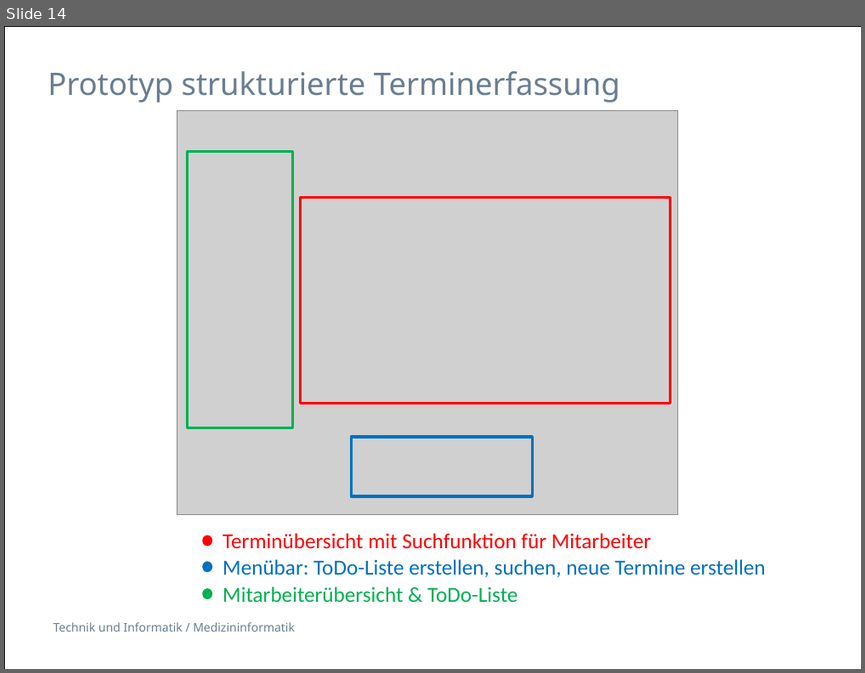
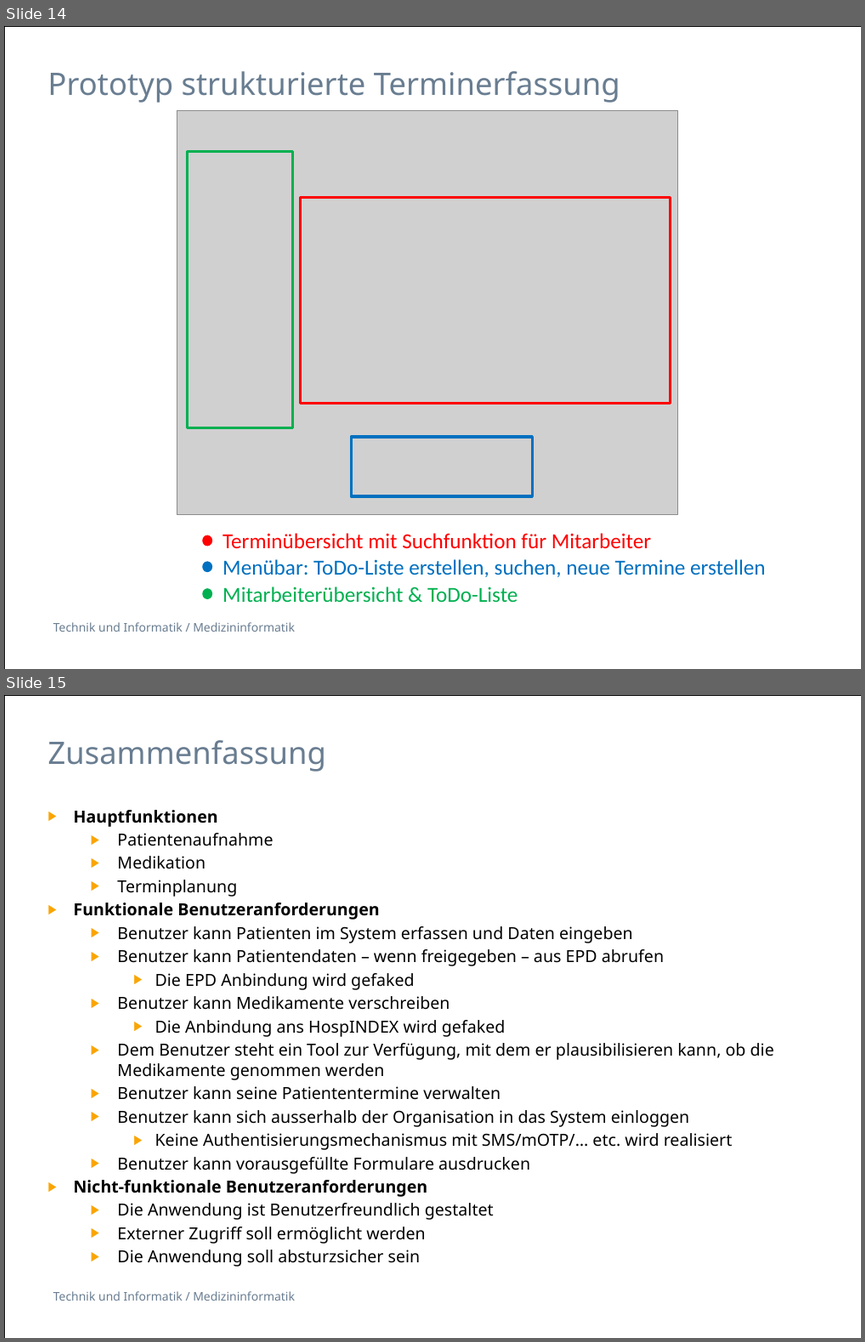
Before and after one commit to selvs1/ePsyDoc, a slide deck: doc/task-01/Präsentation/Task1_Doctor_Addiction.pptx. Shown one above the other, each under a label of ours: slide 14 before the commit, slides 14 and 15 after it. The pictures are 865x673 and 865x1342 pixels, drawn with LibreOffice and Linux fonts; fonts in the diff are those of the drawing; grey boxes stand for pictures. Boxes give left, top, right and bottom in pixels: in the first picture for what was removed or moved away, otherwise in the second. Text is boxed around its words. In the diff, an @@ line names an element or a change of style, - is before the commit and + after.

Commit message:
update folien

```diff
--- a/doc/task-01/Präsentation/Task1_Doctor_Addiction.pptx
+++ b/doc/task-01/Präsentation/Task1_Doctor_Addiction.pptx
@@ slide 15 added at bbox=[4, 695, 861, 1338], background #FFFFFF; not listed: 2 template elements that a slide beside it also shows @@
@@ title added at bbox=[48, 740, 326, 771], 26 pt, text #697D91 @@
+Zusammenfassung
@@ text added at bbox=[74, 810, 774, 1266], 14 pt, text #000000 @@
+▶ Hauptfunktionen
+  ▶ Patientenaufnahme
+  ▶ Medikation
+  ▶ Terminplanung
+▶ Funktionale Benutzeranforderungen
+  ▶ Benutzer kann Patienten im System erfassen und Daten eingeben
+  ▶ Benutzer kann Patientendaten – wenn freigegeben – aus EPD abrufen
+    ▶ Die EPD Anbindung wird gefaked
+  ▶ Benutzer kann Medikamente verschreiben
+    ▶ Die Anbindung ans HospINDEX wird gefaked
+  ▶ Dem Benutzer steht ein Tool zur Verfügung, mit dem er plausibilisieren kann, ob die Medikamente genommen werden
+  ▶ Benutzer kann seine Patiententermine verwalten
+  ▶ Benutzer kann sich ausserhalb der Organisation in das System einloggen
+    ▶ Keine Authentisierungsmechanismus mit SMS/mOTP/… etc. wird realisiert
+  ▶ Benutzer kann vorausgefüllte Formulare ausdrucken
+▶ Nicht-funktionale Benutzeranforderungen
+  ▶ Die Anwendung ist Benutzerfreundlich gestaltet
+  ▶ Externer Zugriff soll ermöglicht werden
+  ▶ Die Anwendung soll absturzsicher sein
```
Also in this commit, not shown: 1 slide removed.
